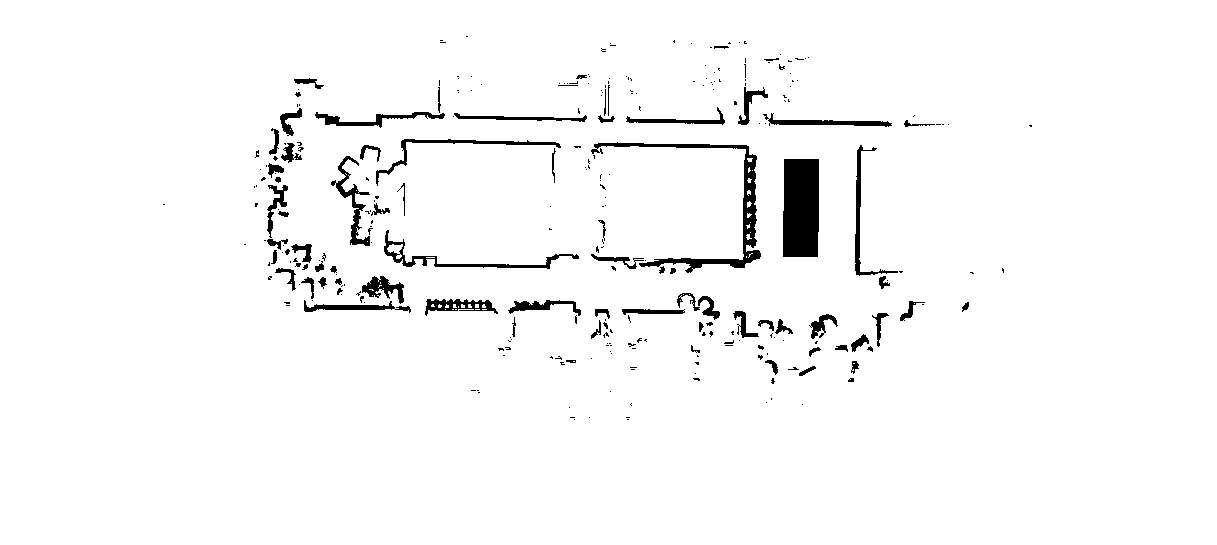
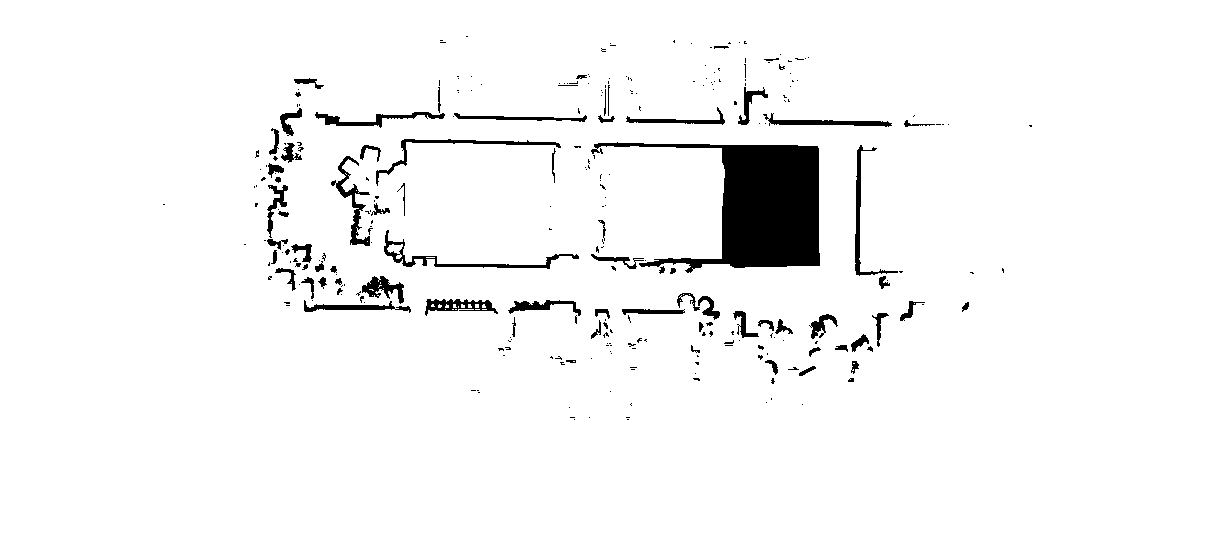
Two versions of the same layered image (1217x545). Layer-by-layer changes:
painted on "lasermap_new.png" over [left=722, top=145, right=820, bottom=267]
